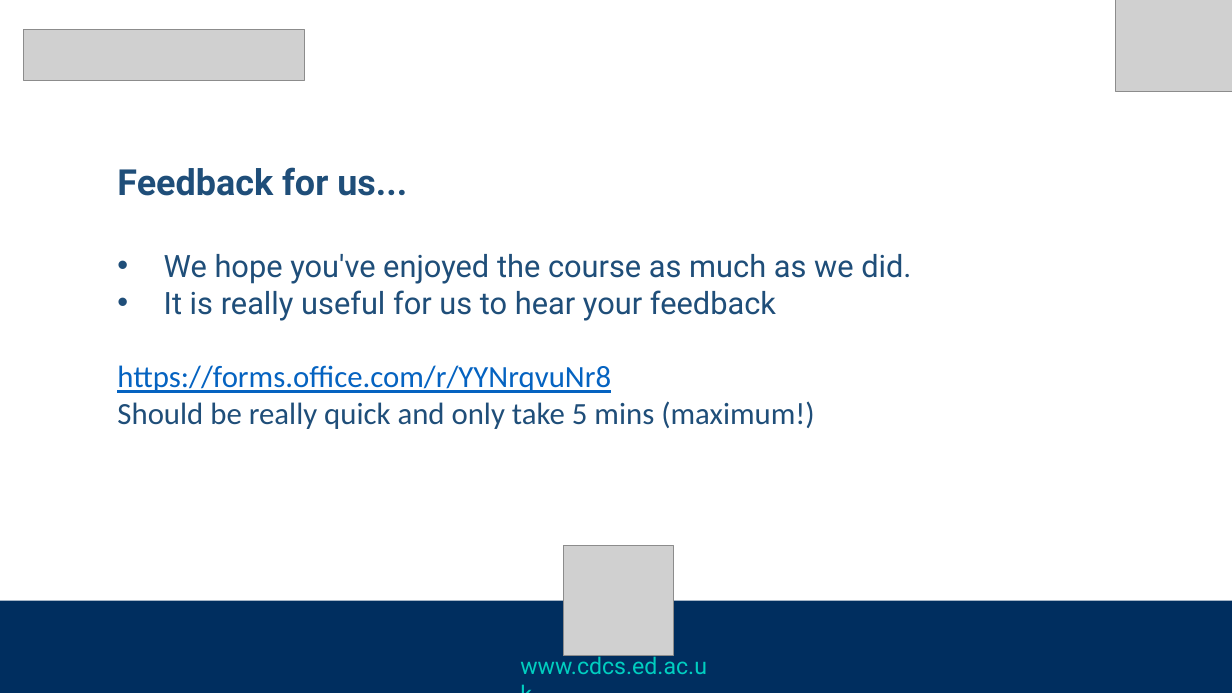
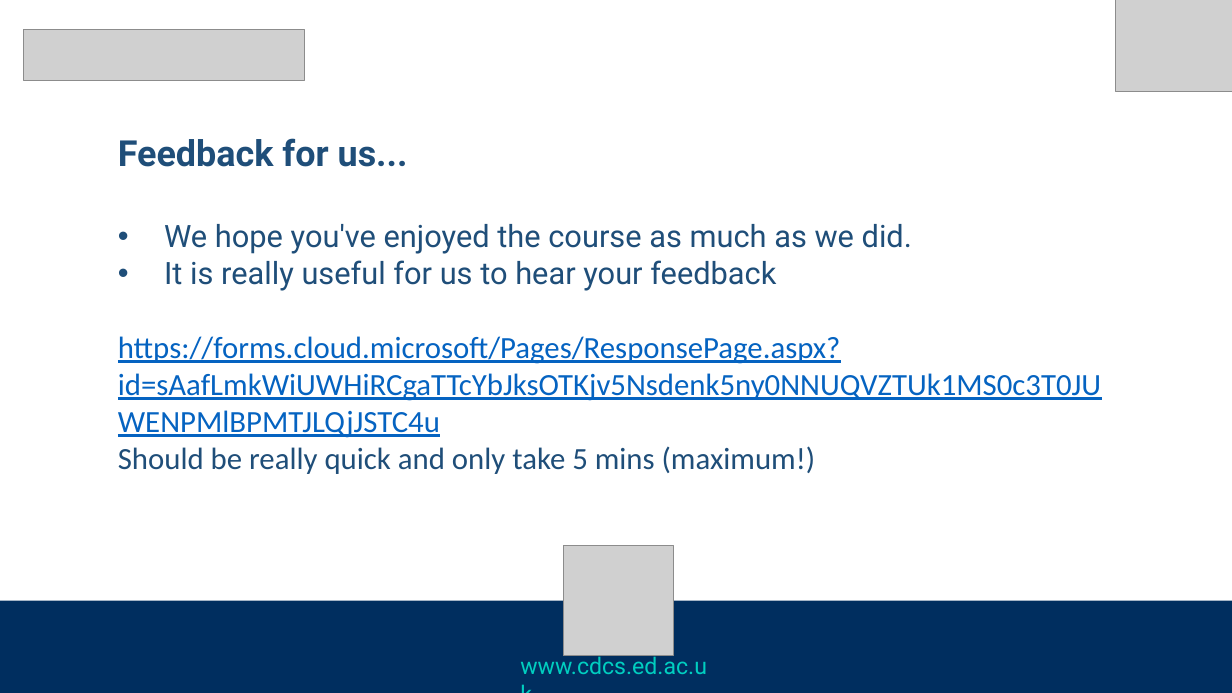
Before and after one commit to DCS-training/IntroToStatistics_2023, a slide deck: slide 20 of Slides_DescriptiveStatistics.pptx (slide 18 before the commit). Drawn at 1232x693 pixels with LibreOffice and Linux fonts; fonts in the diff are those of the drawing; grey boxes stand for pictures. Boxes give left, top, right and bottom in pixels: in the first picture for what was removed or moved away, otherwise in the second. Text is boxed around its words. In the diff, an @@ line names an element or a change of style, - is before the commit and + after.

```diff
--- a/Slides_DescriptiveStatistics.pptx
+++ b/Slides_DescriptiveStatistics.pptx
@@ text "Feedback for us...": place and size @@
-text "Feedback for us..." at (117, 167, 911, 429)
+text "Feedback for us..." at (118, 138, 1101, 474)
@@ text at (118, 336, 1101, 401): text changed @@
-https://forms.office.com/r/YYNrqvuNr8
+https://forms.cloud.microsoft/Pages/ResponsePage.aspx?id=sAafLmkWiUWHiRCgaTTcYbJksOTKjv5Nsdenk5ny0NNUQVZTUk1MS0c3T0JUWENPMlBPMTJLQjJSTC4u
```
Also in this commit, not shown: 2 other slides changed, 2 slides added, 7 other files.
